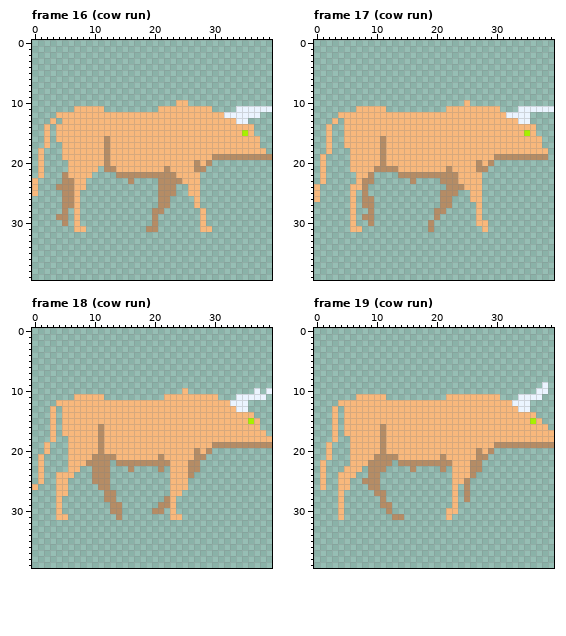
Two versions of one pixel-art file, assets/sprites20.aseprite. The picture above is the old version.
40x40 pixels, 24 frames. Colours within 5 levels of each other are drawn and written as one. Shown: frame 16 (cow run), frame 17 (cow run), frame 18 (cow run), frame 19 (cow run). The commit also changed other frames, which this record leaves out.
The result:
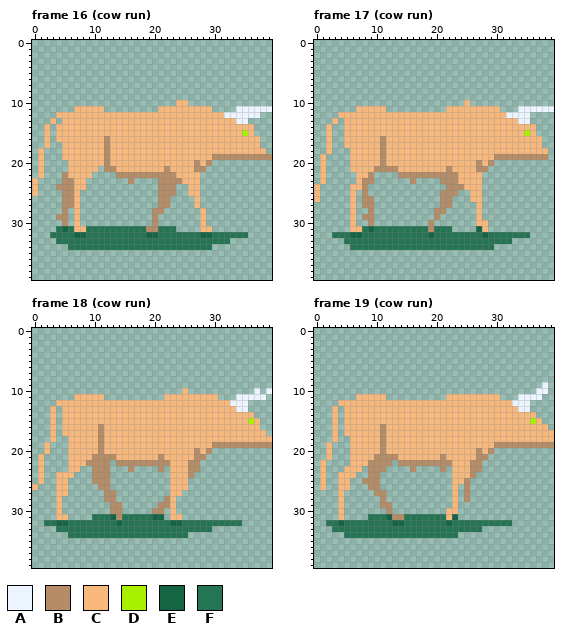
Palette (. is transparent): A #ebf4ff  B #b58c65  C #f8b87c  D #a8f000  E #146544  F #237554
Log entry: Update cow to have shadow
Difference:
Frame 16 (cow run), layer "guardian shadow":
Colour E is added in row 31 at x 5; in row 32 at x 7 to 8, 19 to 20 and 28 to 29.
Colour F is added in row 31 at x 4, 6, 9 to 18 and 21 to 23; in row 32 at x 3 to 6, 9 to 18, 21 to 27 and 30 to 35; in row 33 at x 4 to 32; in row 34 at x 6 to 29.
Frame 17 (cow run), layer "guardian shadow":
Colour E is added in row 31 at x 9 and 27; in row 32 at x 6 to 7, 19 and 28.
Colour F is added in row 31 at x 8, 10 to 18 and 20 to 22; in row 32 at x 3 to 5, 8 to 18, 20 to 27 and 29 to 35; in row 33 at x 5 to 32; in row 34 at x 6 to 29.
Frame 18 (cow run), layer "guardian shadow":
Colour E is added in row 31 at x 13 and 20 to 21; in row 32 at x 4 to 5, 14 and 23 to 24.
Colour F is added in row 31 at x 10 to 12 and 15 to 19; in row 32 at x 2 to 3, 6 to 13, 15 to 22 and 25 to 34; in row 33 at x 4 to 29; in row 34 at x 6 to 25.
Frame 19 (cow run), layer "guardian shadow":
Colour E is added in row 31 at x 12 and 23; in row 32 at x 4, 13 to 14 and 22.
Colour F is added in row 31 at x 9 to 11 and 15 to 21; in row 32 at x 2 to 3, 5 to 12, 15 to 21 and 23 to 32; in row 33 at x 3 to 27; in row 34 at x 5 to 23.
Where, in picture pixels (left, top, right, bottom), the same in both pictures:
added: (50, 226, 248, 250)
added: (332, 226, 530, 250)
added: (44, 514, 242, 538)
added: (326, 514, 512, 538)
